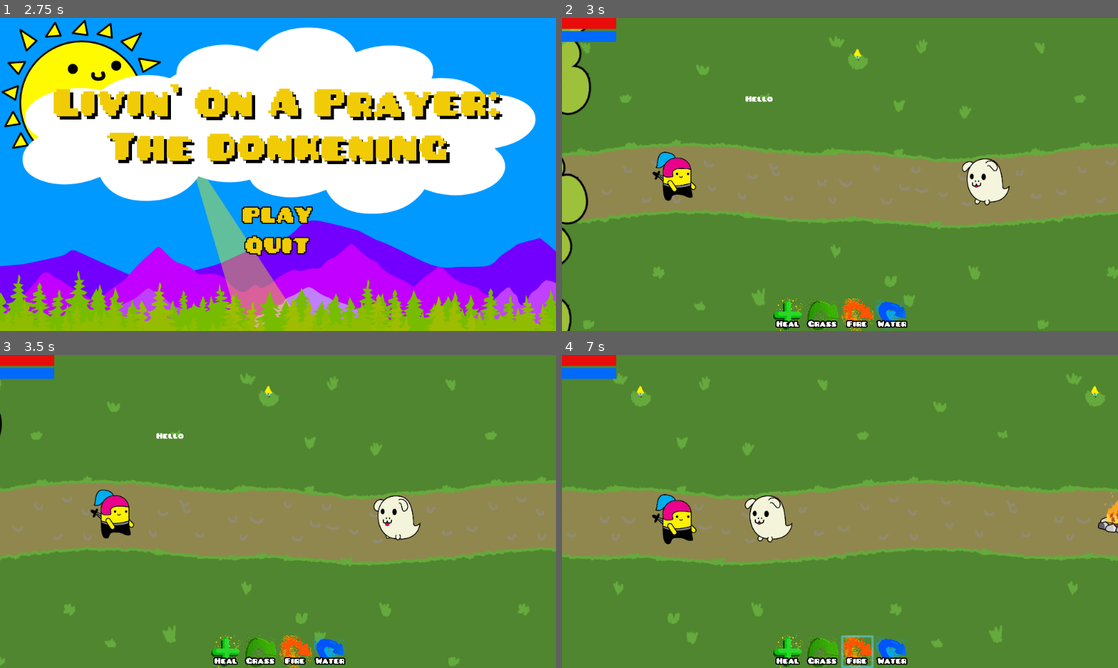
Above: before the commit, frames 1-4 (two rows, left to right).
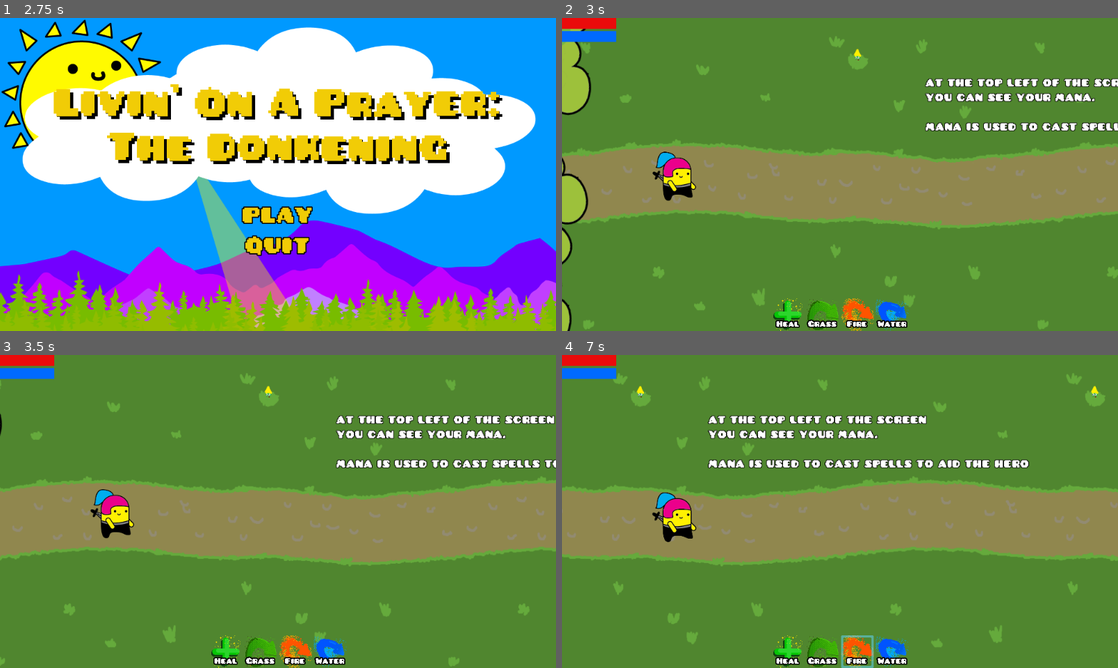
Above: after the commit, the same moments.

Repository: danreeves/godot-wild-jam-33
Game: Godot game, scene res://UI/TitleScreen.tscn
The game is run twice, just before and just after one commit, with the same random seed, the same clock (stepped at 60 frames per second) and the same inputs. The engine's default icon, where the game draws it, is replaced by a stand-in: a white triangle on a blue panel in a dark square.
Inputs (mouse positions are in pixels of both pictures, inside the frame that each line leads up to):
- Up to frame 1 (2.75 s): tap Enter at 0.5 s; move the mouse to (400, 158) at 0.52 s; click (400, 158) at 0.67 s; move the mouse to (166, 190) at 1.27 s; click (166, 190) at 1.42 s; move the mouse to (333, 105) at 2.02 s; click (333, 105) at 2.17 s
- Up to frame 2 (3 s): click "PLAY" at 2.75 s
- Up to frame 3 (3.5 s): no input
- Up to frame 4 (7 s): move the mouse to (956, 517) at 3.52 s; click (956, 517) at 3.67 s; move the mouse to (678, 511) at 4.27 s; click (678, 511) at 4.42 s; move the mouse to (789, 652) at 5.02 s; click (789, 652) at 5.17 s; move the mouse to (823, 652) at 5.77 s; click (823, 652) at 5.92 s; move the mouse to (856, 652) at 6.52 s; click (856, 652) at 6.67 s

Frame 1 is identical in both runs. In frame 2, 3.2% of the frame differs, in the area x 16-100%, y 19-60%; in frame 3, 3.5%; in frame 4, 4.4%, in the area x 16-100%, y 19-61%.

Commit message:
some tutorial

Diff:
--- a/Levels/Level1.tscn
+++ b/Levels/Level1.tscn
@@ -9,6 +9,11 @@
 [ext_resource path="res://Units/Campfire.tscn" type="PackedScene" id=7]
 [ext_resource path="res://PixelatedPusab.ttf" type="DynamicFontData" id=8]
 [ext_resource path="res://Props/StartBarrier.tscn" type="PackedScene" id=9]
+[ext_resource path="res://fire.png" type="Texture" id=10]
+[ext_resource path="res://grass.png" type="Texture" id=11]
+[ext_resource path="res://running.png" type="Texture" id=12]
+[ext_resource path="res://water.png" type="Texture" id=13]
+[ext_resource path="res://attack.png" type="Texture" id=14]
 
 [sub_resource type="GDScript" id=2]
 script/source = "extends \"res://Levels/Level.gd\"
@@ -30,14 +35,21 @@
 "
 
 [sub_resource type="RectangleShape2D" id=1]
-extents = Vector2( 9999, 10 )
+extents = Vector2( 1e+08, 10 )
 
 [sub_resource type="DynamicFont" id=3]
+size = 24
+outline_size = 1
+outline_color = Color( 0, 0, 0, 1 )
 font_data = ExtResource( 8 )
 
 [node name="World" type="Node"]
 script = SubResource( 2 )
 next_scene = ExtResource( 6 )
+
+[node name="Camera2D" type="Camera2D" parent="."]
+current = true
+script = ExtResource( 1 )
 
 [node name="TextureRect" type="TextureRect" parent="."]
 margin_left = -712.764
@@ -52,18 +64,6 @@
 "_edit_use_anchors_": false
 }
 
-[node name="Enemy" parent="." instance=ExtResource( 5 )]
-position = Vector2( 98.7766, 13.4696 )
-
-[node name="AnimatedSprite" parent="Enemy" instance=ExtResource( 3 )]
-
-[node name="Campfire" parent="." instance=ExtResource( 7 )]
-position = Vector2( 737.189, -4.245 )
-
-[node name="Camera2D" type="Camera2D" parent="."]
-current = true
-script = ExtResource( 1 )
-
 [node name="Horizon" type="StaticBody2D" parent="."]
 position = Vector2( -14.4785, -200.268 )
 
@@ -76,18 +76,111 @@
 [node name="CollisionShape2D" type="CollisionShape2D" parent="Horizon2"]
 shape = SubResource( 1 )
 
+[node name="StartBarrier" parent="." instance=ExtResource( 9 )]
+
+[node name="Campfire" parent="." instance=ExtResource( 7 )]
+position = Vector2( 9787.79, 34.7813 )
+
 [node name="Player" parent="." instance=ExtResource( 4 )]
 position = Vector2( -486.817, -2.19452 )
 
-[node name="Label" type="Label" parent="."]
-margin_left = -344.466
-margin_top = -146.041
-margin_right = -293.466
-margin_bottom = -130.041
+[node name="Enemy" parent="." instance=ExtResource( 5 )]
+position = Vector2( 1106.11, 26.298 )
+
+[node name="AnimatedSprite" parent="Enemy" instance=ExtResource( 3 )]
+
+[node name="Enemy2" parent="." instance=ExtResource( 5 )]
+position = Vector2( 1876.88, 13.4205 )
+
+[node name="AnimatedSprite" parent="Enemy2" instance=ExtResource( 3 )]
+
+[node name="Tutorial" type="Label" parent="."]
+margin_left = -11.5845
+margin_top = -180.056
+margin_right = 704.416
+margin_bottom = -75.0564
 custom_fonts/font = SubResource( 3 )
-text = "Hello"
+text = "at the top left of the screen
+you can see your mana.
+
+mana is used to cast spells to aid the hero"
 __meta__ = {
 "_edit_use_anchors_": false
 }
 
-[node name="StartBarrier" parent="." instance=ExtResource( 9 )]
+[node name="Tutorial2" type="Label" parent="."]
+margin_left = 932.416
+margin_top = 117.944
+margin_right = 1860.42
+margin_bottom = 222.944
+custom_fonts/font = SubResource( 3 )
+text = "if the hero takes damage, you can heal him
+using the heal spell. the hero and enemies'
+health is displayed by the red bar below them"
+__meta__ = {
+"_edit_use_anchors_": false
+}
+
+[node name="Tutorial3" type="Label" parent="."]
+margin_left = 1804.42
+margin_top = -198.056
+margin_right = 2732.42
+margin_bottom = -93.0564
+custom_fonts/font = SubResource( 3 )
+text = "the icon above the hero and enemies' heads
+shows their next attack type and the blue bar
+shows how long until it happens"
+__meta__ = {
+"_edit_use_anchors_": false
+}
+
+[node name="Tutorial4" type="Label" parent="."]
+margin_left = 1804.42
+margin_top = 127.944
+margin_right = 2732.42
+margin_bottom = 232.944
+custom_fonts/font = SubResource( 3 )
+text = "normal attack
+fire attack
+water attack
+grass attack"
+__meta__ = {
+"_edit_use_anchors_": false
+}
+
+[node name="Tutorial5" type="Label" parent="."]
+margin_left = 2060.42
+margin_top = 131.944
+margin_right = 2988.42
+margin_bottom = 236.944
+custom_fonts/font = SubResource( 3 )
+text = "enemies will also
+sometimes    run away"
+__meta__ = {
+"_edit_use_anchors_": false
+}
+
+[node name="Sprite" type="Sprite" parent="."]
+position = Vector2( 1787.34, 139.176 )
+scale = Vector2( 4, 4 )
+texture = ExtResource( 14 )
+
+[node name="Sprite2" type="Sprite" parent="."]
+position = Vector2( 1786.22, 167.238 )
+scale = Vector2( 4, 4 )
+texture = ExtResource( 10 )
+
+[node name="Sprite3" type="Sprite" parent="."]
+position = Vector2( 1784.54, 194.738 )
+scale = Vector2( 4, 4 )
+texture = ExtResource( 13 )
+
+[node name="Sprite4" type="Sprite" parent="."]
+position = Vector2( 1785.66, 222.239 )
+scale = Vector2( 4, 4 )
+texture = ExtResource( 11 )
+
+[node name="Sprite5" type="Sprite" parent="."]
+position = Vector2( 2213.32, 170.605 )
+scale = Vector2( 4, 4 )
+texture = ExtResource( 12 )
Not shown: 1 places in Levels/Level1.tscn that only renumber resources
